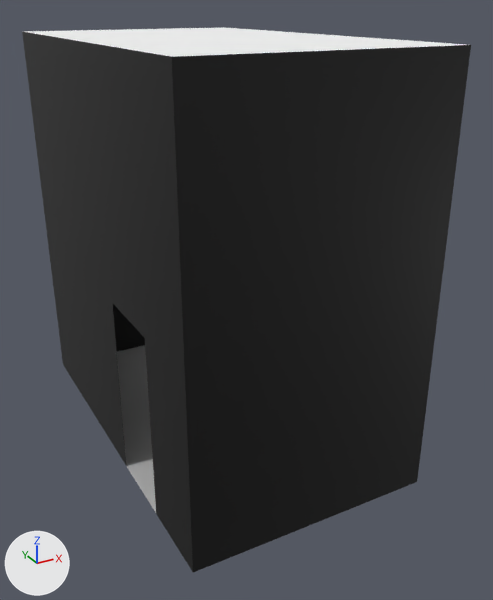
The FBX model Assets/Environment/SM_Room_Right.fbx, before and after one commit.
One viewpoint serves both versions: a 50 mm camera at (-9.58, -2.17, 5.38) aimed at (-5.74, 4.81, 1.89). Lighting does not change. The marker at lower left points along +X, +Y and +Z. Where no turn or scale is listed for an object, it has been applied to the vertices.

Objects in the first picture: 'SM_Room_Right'.
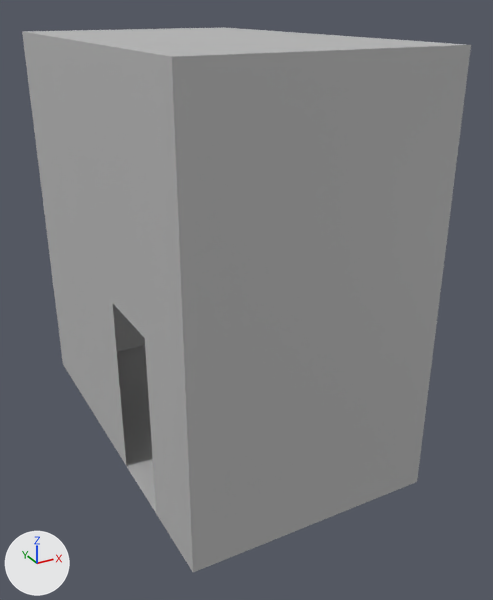
What the commit changed:
me_mesh has 44 vertices, 44 faces and spans x -2.0..1.0, y -5.0..0.0, z 0.0..5.0.
me_mesh is used by ob_sm_room_right; location (-5.5, 7.75, 0.0).
me_mesh part 1: all 22 faces that had it switch from mat_lambert79 (black #000000) to mat_lambert78 (grey #bcbcbc).
me_mesh part 2: all 9 faces that had it switch from mat_lambert80 (white #ffffff) to mat_lambert78 (grey #bcbcbc).

Pixel boxes (x1, y1, x2, y2) of what changed, in the pictures (493 x 600 px):
part 1 of me_mesh, recoloured (black to grey): (22, 32, 471, 572) in both
part 2 of me_mesh, recoloured (white to grey): (22, 27, 466, 57) in both
